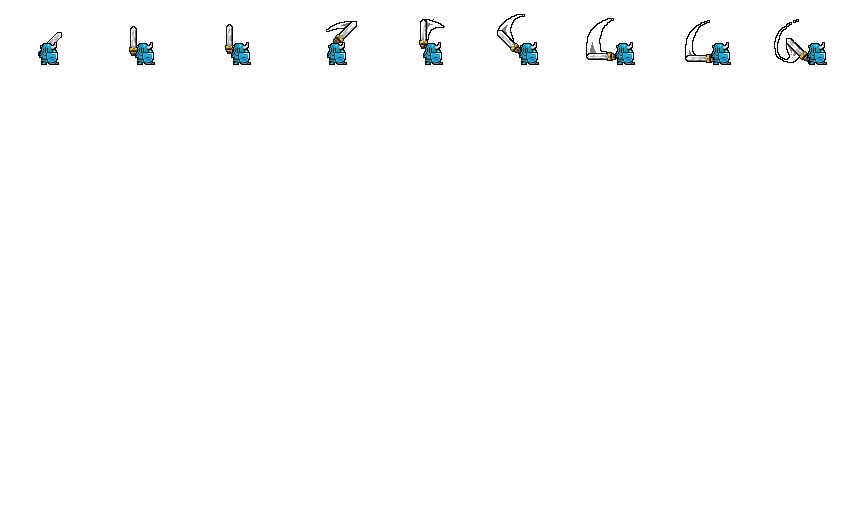
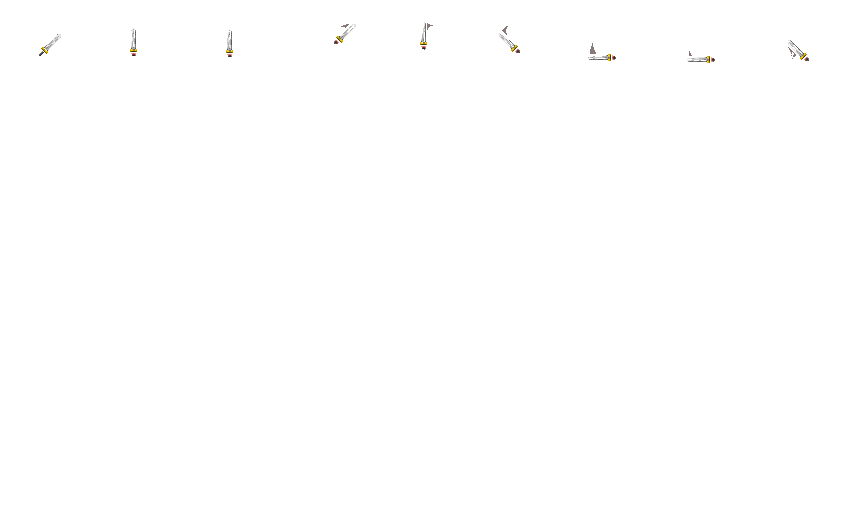
Before/after of a w=864, h=512 layered artwork. What changed in the layer stack:
hid "man" over [39, 42, 827, 65]
hid "outline", painted on it over [38, 14, 810, 65]
painted on "swing4" over [39, 15, 809, 63]
